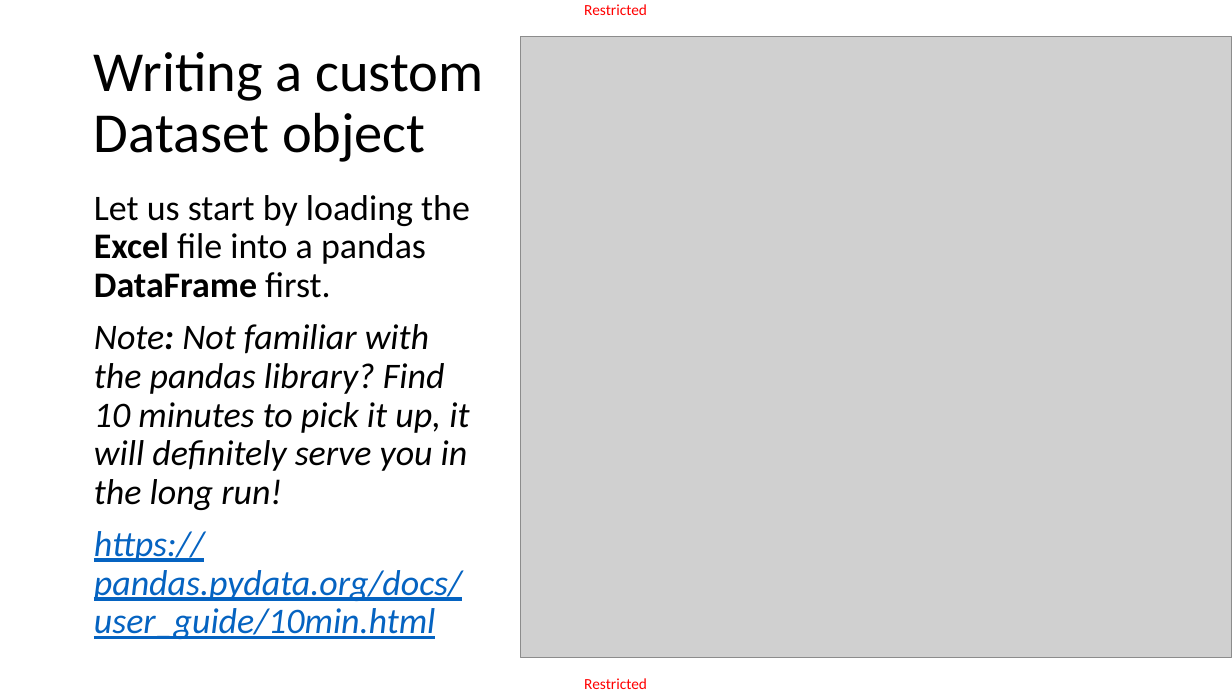
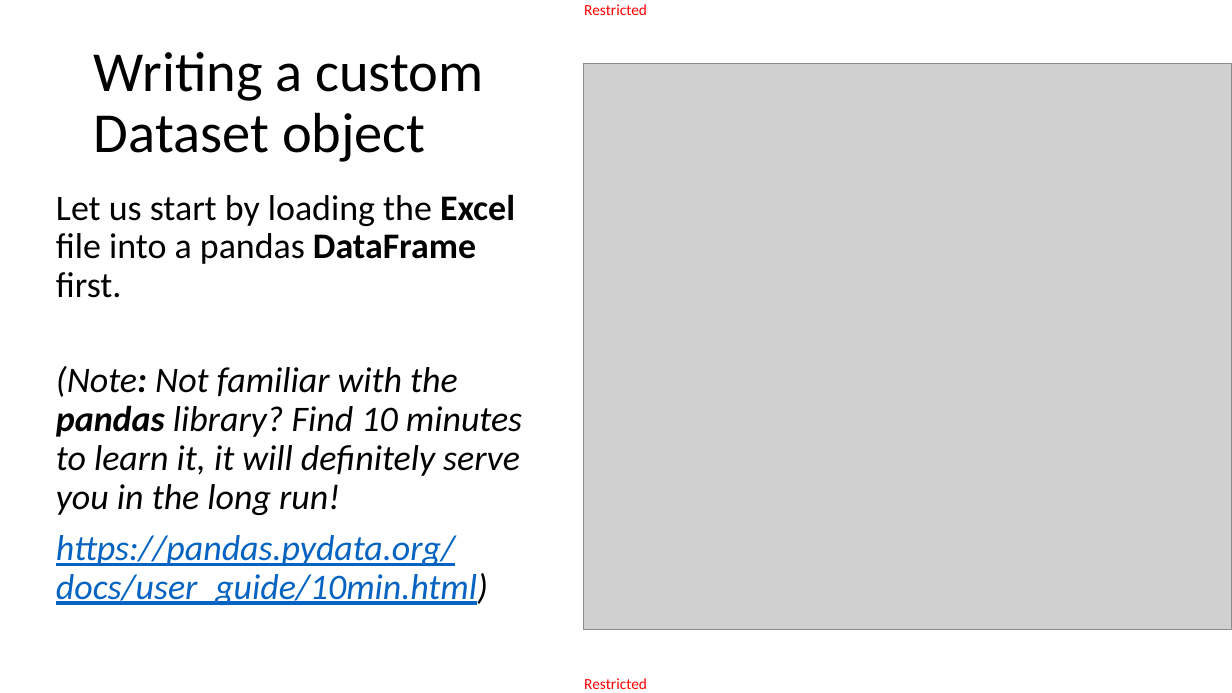
Before and after one commit to matthieudemari/SUTD_DL_50_039, a slide deck: slide 14 of W3/3. W3S3 final/W3S3.pptx. Drawn at 1232x693 pixels with LibreOffice and Linux fonts; fonts in the diff are those of the drawing; grey boxes stand for pictures. Boxes give left, top, right and bottom in pixels: in the first picture for what was removed or moved away, otherwise in the second. Text is boxed around its words. In the diff, an @@ line names an element or a change of style, - is before the commit and + after.

```diff
--- a/W3/3. W3S3 final/W3S3.pptx
+++ b/W3/3. W3S3 final/W3S3.pptx
@@ picture: place and size @@
-picture at (520,37,1232,658)
+picture at (583,64,1232,630)
@@ text "Let us start by loading ...": place and size @@
-text "Let us start by loading ..." at (94,195,470,639)
+text "Let us start by loading ..." at (56,194,522,605)
@@ text at (56,366,522,605): text changed @@
-Note: Not familiar with the pandas library? Find 10 minutes to pick it up, it will definitely serve you in the long run!
-https://pandas.pydata.org/docs/user_guide/10min.html
+(Note: Not familiar with the pandas library? Find 10 minutes to learn it, it will definitely serve you in the long run!
+https://pandas.pydata.org/docs/user_guide/10min.html)
```
Also in this commit, not shown: 30 other slides changed, 1 slide added, 1 slide removed, 10 other files.
